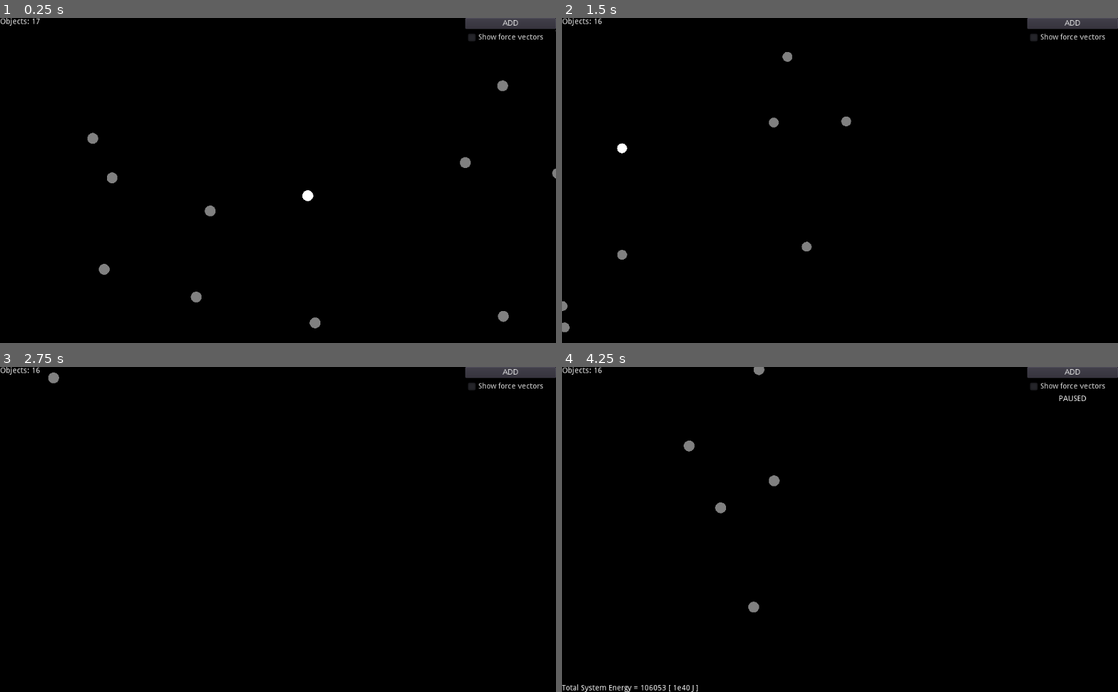
Above: before the commit, frames 1-4 (two rows, left to right).
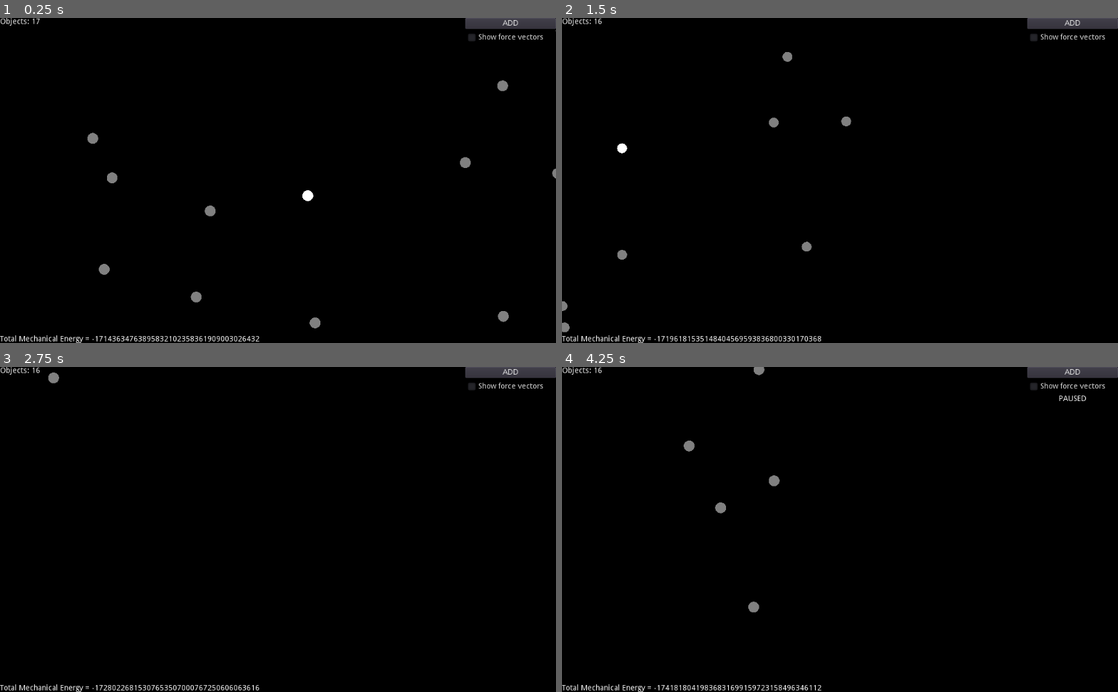
Above: after the commit, the same moments.

Repository: NuclearPhoenixx/n-body-problem
Game: Godot game, scene res://scenes/main.tscn
The game is run twice, just before and just after one commit, with the same random seed, the same clock (stepped at 60 frames per second) and the same inputs.
Inputs (mouse positions are in pixels of both pictures, inside the frame that each line leads up to):
- Up to frame 1 (0.25 s): no input
- Up to frame 2 (1.5 s): move the mouse to (840, 180) at 0.52 s; hold Right (ui_right) 0.53-1.28 s; hold Mouse wheel up (camera_zin) 0.53-1.28 s; click (840, 180) at 0.77 s; move the mouse to (834, 73) at 1.27 s; hold Down (ui_down) from 1.28 s (still down); tap Mouse wheel down (camera_zout) at 1.35 s
- Up to frame 3 (2.75 s): click (272, 422) at 1.52 s; move the mouse to (50, 458) at 2.02 s; release Down (ui_down) at 2.03 s; hold Right (ui_right) from 2.03 s (still down); hold Mouse wheel up (camera_zin) from 2.03 s (still down)
- Up to frame 4 (4.25 s): move the mouse to (617, 376) at 2.77 s; release Right (ui_right) at 2.78 s; release Mouse wheel up (camera_zin) at 2.78 s; hold Up (ui_up) 2.78-3.53 s; tap Mouse wheel down (camera_zout) at 2.85 s; click (617, 376) at 3.02 s; move the mouse to (612, 438) at 3.52 s; hold Left (ui_left) from 3.53 s (still down); hold Mouse wheel up (camera_zin) from 3.53 s (still down); click (612, 438) at 3.77 s; tap P (pause) at 4.15 s

The runs differ from the first frame. In frame 1, 0.4% of the frame differs, in the area x 0-47%, y 97-100%; in frame 2, 0.4%; in frame 3, 0.5%; in frame 4, 0.5%, in the area x 3-47%, y 97-100%.

Commit message:
remove all relativistic calculations

Diff:
--- a/src/gui/system_energy.gd
+++ b/src/gui/system_energy.gd
@@ -1,25 +1,22 @@
 extends Label
 
-var c = 299792458
 var G = 6.67408e-11 # gravitational constant
 
-func lorentz(v):
-	return 1 / sqrt(1 - pow( v.length()/c ,2))
-
 func _process(delta):
-	if get_tree().paused: #if paused calculate potential energy
-		show()
+	#if get_tree().paused: #if paused calculate potential energy
+	#	show()
 		var energy = 0
 
 		for o in get_tree().get_nodes_in_group("objects"):
-			# kinetic and rest energy
-			energy += o.mass * c * sqrt(pow(c,2) + o.v.length_squared() * pow(lorentz(o.v), 2))
+			energy = 0
+			# kinetic energy
+			energy += o.mass * o.v.length_squared() / 2
 			# gravitational potential
 			for a in get_tree().get_nodes_in_group("objects"):
 				if a != o:
 					var r = ( a.position - o.position ) * o.scale_m
 					energy += - G * a.mass * o.mass / r.length()
 
-		text = "Total System Energy = " + str(stepify(energy/1e40,1)) + " [ 1e40 J ]"
-	else:
-		hide()
+		text = "Total Mechanical Energy = " + str(energy) #str(stepify(energy/1e40,1)) + " [ 1e40 J ]"
+	#else:
+	#	hide()
--- a/src/object.gd
+++ b/src/object.gd
@@ -31,8 +31,7 @@
 	draw_circle(Vector2(0,0), radius, color)
 
 func get_new_accel(m, x): # compute acceleration vector based on newtons law of gravitation
-	var r = x - position
-	r *= scale_m
+	var r = (x - position) * scale_m
 
 	return G * m * r / pow(r.length(), 3)
 
@@ -45,15 +44,12 @@
 
 	return accel
 
-func get_lorentz(): # make the speed of light the absolute speed limit in this simulation
-	return ( sqrt(1 - pow( v.length() / 299792458, 2)) )
-
 func _physics_process(delta):
 	position += v * delta / scale_m #* get_lorentz() # update position with given velocity and correct for scale
 	update() # re-draw circle
 
 	var a = grav_accel() # compute new acceleration vector
-	v += a * delta * get_lorentz() # add new acceleration to the existing velocity vector
+	v += a * delta # add new acceleration to the existing velocity vector
 
 	if fv_on: # draw resulting force vector
 		force_vector.set_point_position(1, a / a.length() * fvs)
